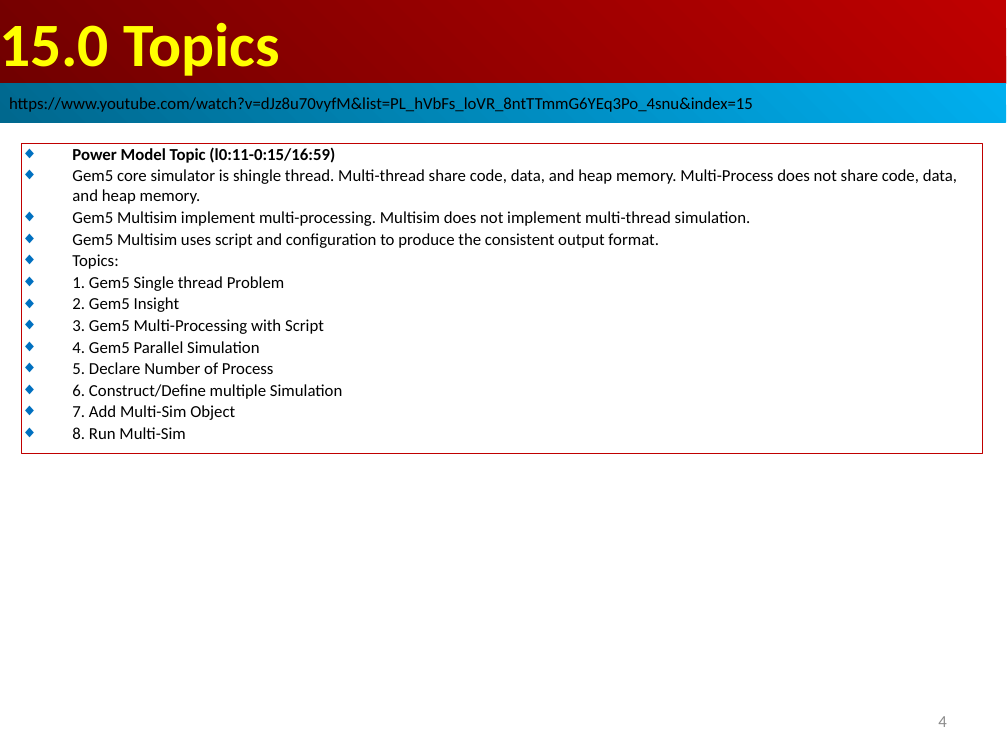
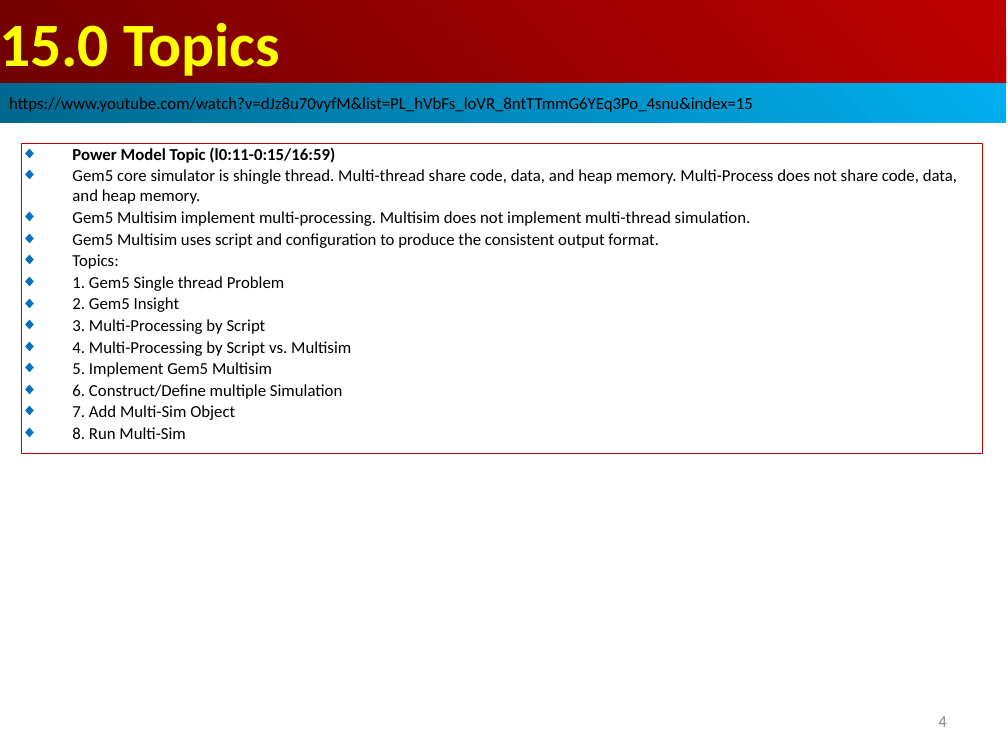
Before and after one commit to peterhchen/AIU_CS850_Gem5_McPAT, a slide deck: slide 4 of 050_Gem5/015.MultiSim/000_Video/015.MultiSim.ppt. Drawn at 1008x756 pixels with LibreOffice and Linux fonts; fonts in the diff are those of the drawing. Boxes give left, top, right and bottom in pixels: in the first picture for what was removed or moved away, otherwise in the second. Text is boxed around its words. In the diff, an @@ line names an element or a change of style, - is before the commit and + after.

```diff
--- a/050_Gem5/015.MultiSim/000_Video/015.MultiSim.ppt
+++ b/050_Gem5/015.MultiSim/000_Video/015.MultiSim.ppt
@@ text in rectangle at box(72, 319, 351, 377): text changed @@
-◆ 3. Gem5 Multi-Processing with Script
-◆ 4. Gem5 Parallel Simulation
-◆ 5. Declare Number of Process
+◆ 3. Multi-Processing by Script
+◆ 4. Multi-Processing by Script vs. Multisim
+◆ 5. Implement Gem5 Multisim
```
Also in this commit, not shown: 10 other slides changed, 3 slides added.
